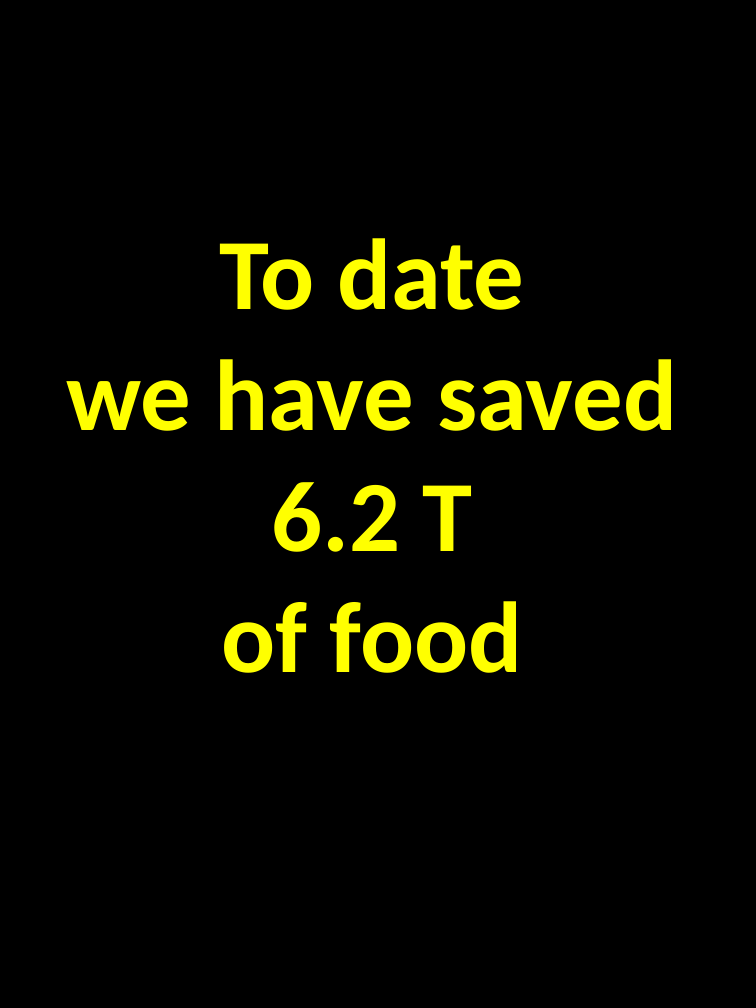
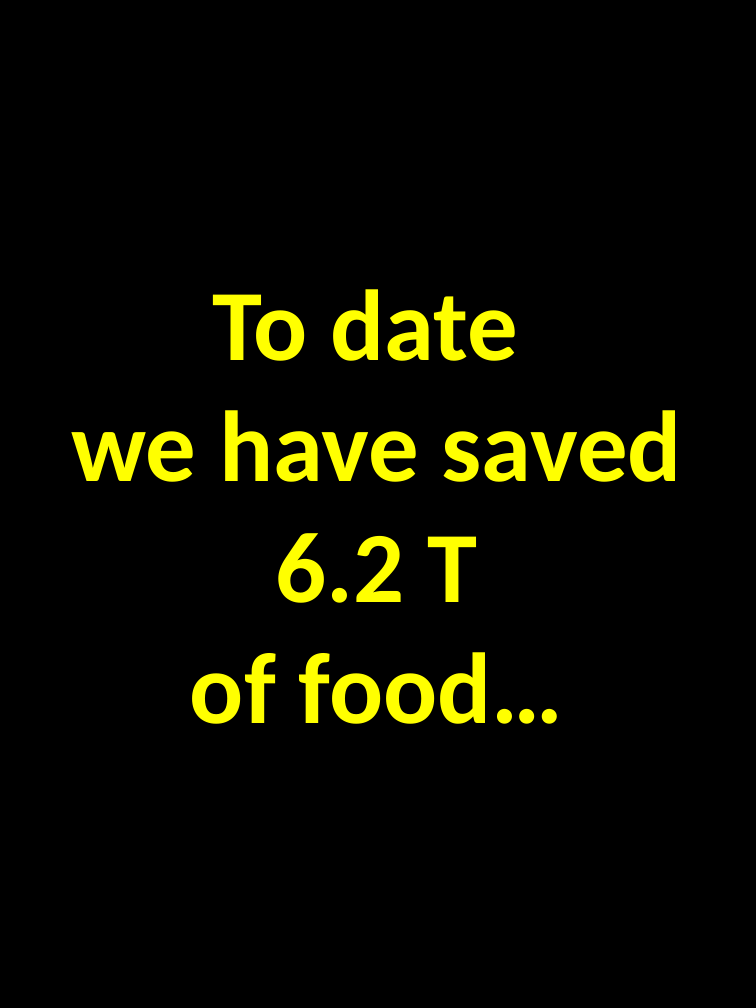
Before and after one commit to Jamess200/FoodBank, a slide deck: slide 2 of ppt9C47_v2.pptm. Drawn at 756x1008 pixels with LibreOffice and Linux fonts; fonts in the diff are those of the drawing. Boxes give left, top, right and bottom in pixels: in the first picture for what was removed or moved away, otherwise in the second. Text is boxed around its words. In the diff, an @@ line names an element or a change of style, - is before the commit and + after.

Commit message:
Update

```diff
--- a/ppt9C47_v2.pptm
+++ b/ppt9C47_v2.pptm
@@ text "To date" moved from (x1=67, y1=238, x2=677, y2=673) to (x1=71, y1=289, x2=682, y2=724) @@
@@ text at (x1=190, y1=652, x2=563, y2=724): text changed @@
-of food
+of food…
```
Also in this commit, not shown: 2 slides added.
